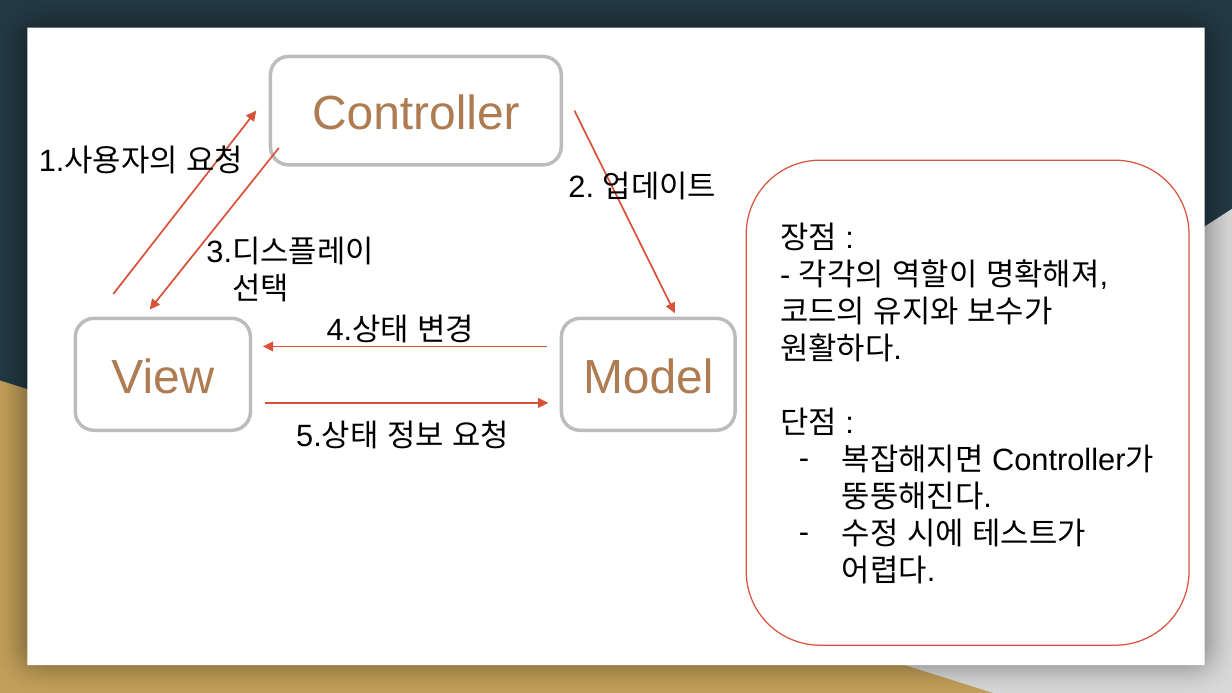
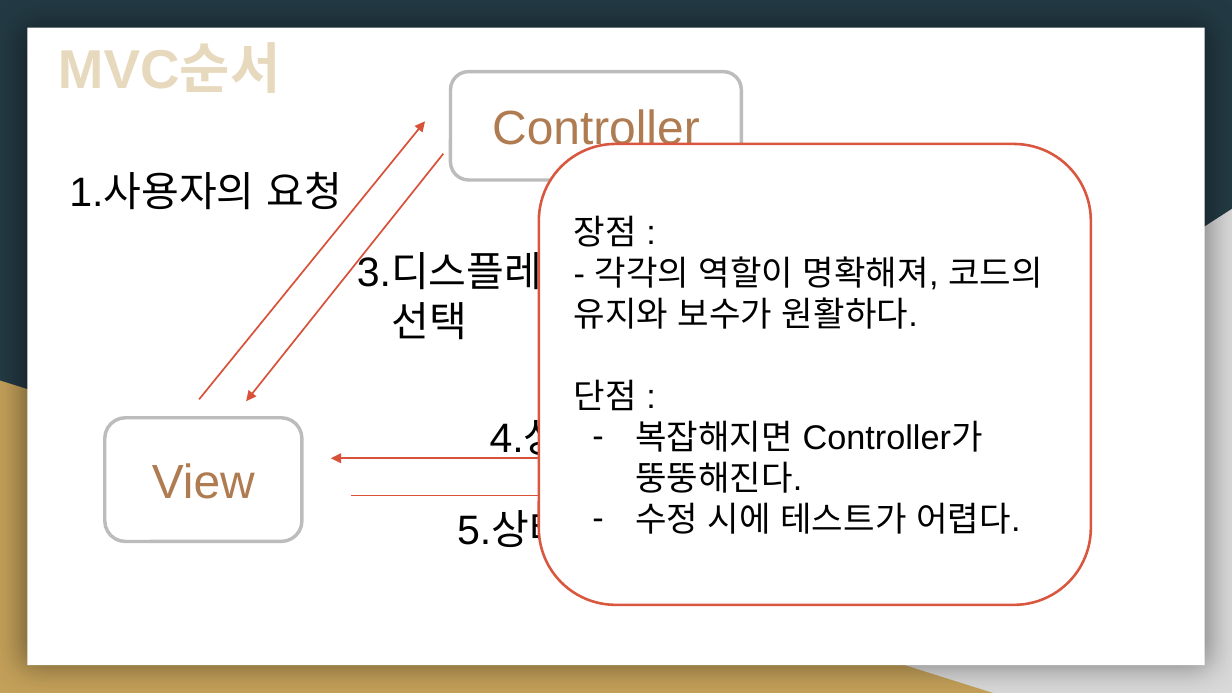
Before and after one commit to Runtym/osf-homework, a slide deck: slide 4 of src/jungkumjoo/MVC 패턴.pptx. Drawn at 1232x693 pixels with LibreOffice and Linux fonts; fonts in the diff are those of the drawing. Boxes give left, top, right and bottom in pixels: in the first picture for what was removed or moved away, otherwise in the second. Text is boxed around its words. In the diff, an @@ line names an element or a change of style, - is before the commit and + after.

Commit message:
숙제!!!!!!!!!!!!!!

```diff
--- a/src/jungkumjoo/MVC 패턴.pptx
+++ b/src/jungkumjoo/MVC 패턴.pptx
@@ text added at box(58, 45, 281, 93), 32 pt, text pattern #C4A15A on #E7D9BD, bold @@
+MVC순서
@@ rounded rectangle "Controller": place and size @@
-rounded rectangle "Controller" at box(271, 57, 562, 165)
+rounded rectangle "Controller" at box(451, 71, 742, 180)
@@ arrow removed from (574, 111) to (675, 313) @@
@@ arrow moved from (113, 294) - (256, 111) to (200, 399) - (425, 121) @@
@@ rounded rectangle "장점 :": place and size @@
-rounded rectangle "장점 :" at box(747, 160, 1189, 646)
+rounded rectangle "장점 :" at box(538, 144, 1090, 605)
@@ rounded rectangle "장점 :" at box(538, 144, 1090, 605): size 18 to 20 pt; fill none to #FFFFFF; outline #D9563F 0.75 pt to #D9563F 1.5 pt @@
@@ text "1.사용자의 요청": place and size @@
-text "1.사용자의 요청" at box(39, 140, 243, 180)
+text "1.사용자의 요청" at box(69, 172, 342, 210)
@@ arrow moved from (278, 148) - (150, 309) to (444, 154) - (246, 402) @@
@@ text removed at box(568, 167, 716, 205) @@
-2. 업데이트
@@ arrow removed from (573, 182) to (573, 375) @@
@@ text "3.디스플레이": place and size @@
-text "3.디스플레이" at box(206, 238, 373, 302)
+text "3.디스플레이" at box(357, 254, 580, 340)
@@ rounded rectangle removed at box(562, 318, 736, 430) @@
-Model
@@ rounded rectangle "View": place and size @@
-rounded rectangle "View" at box(75, 318, 250, 430)
+rounded rectangle "View" at box(105, 418, 302, 541)
@@ text "4.상태 변경": place and size @@
-text "4.상태 변경" at box(327, 314, 475, 347)
+text "4.상태 변경" at box(490, 410, 687, 461)
@@ arrow moved from (547, 346) - (262, 346) to (824, 458) - (331, 458) @@
@@ arrow moved from (265, 403) - (548, 403) to (351, 495) - (824, 495) @@
@@ size 18 to 24 pt in 4 elements at box(69, 172, 342, 210), box(357, 254, 580, 340), box(490, 410, 687, 461), box(457, 502, 742, 552) @@
@@ text "5.상태 정보 요청": place and size @@
-text "5.상태 정보 요청" at box(296, 420, 510, 449)
+text "5.상태 정보 요청" at box(457, 502, 742, 552)
```
